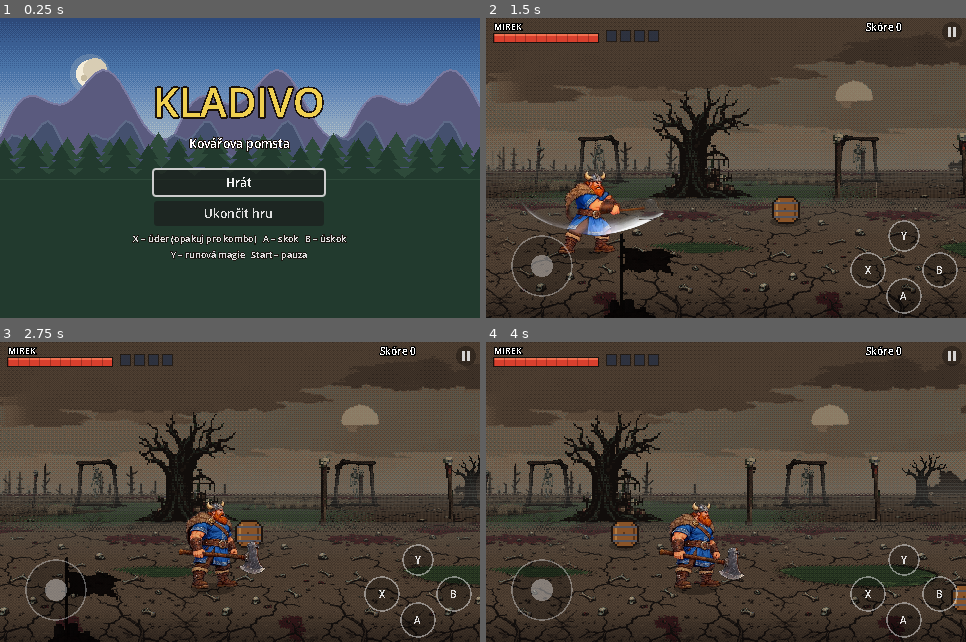
Above: before the commit, frames 1-4 (two rows, left to right).
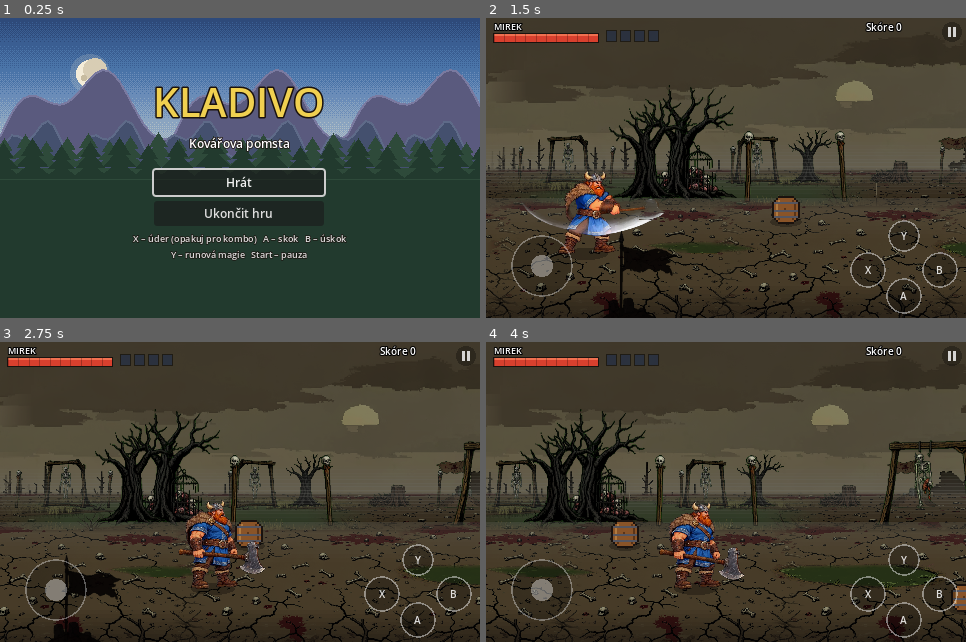
Above: after the commit, the same moments.

Repository: zarybjir/Golden_axe
Game: Godot game, scene res://scenes/main.tscn
Two runs of this game, one before a commit and one after it. Both use one fixed random seed, a clock stepped at 60 frames per second and the inputs below.
Inputs (mouse positions are in pixels of both pictures, inside the frame that each line leads up to):
- Up to frame 1 (0.25 s): no input
- Up to frame 2 (1.5 s): click "Hrát" at 0.5 s; tap Enter (ui_accept) at 1.25 s; move the mouse to (831, 153) at 1.27 s; hold Right (right) from 1.28 s (still down); tap J (attack) at 1.35 s; click (831, 153) at 1.42 s
- Up to frame 3 (2.75 s): tap K (jump) at 1.52, 1.82 s; release Right (right) at 2 s; drag from (144, 507) to (216, 552) at 2.02 s
- Up to frame 4 (4 s): move the mouse to (774, 426) at 2.77 s; hold Right (right) 2.78-3.5 s; tap I (magic) at 2.85 s; drag from (702, 552) to (582, 447) at 3.52 s

The runs differ from the first frame. In frame 1, 2.0% of the frame differs, in the area x 27-73%, y 22-81%; in frame 2, 11%; in frame 3, 11%; in frame 4, 12%, in the area x 0-100%, y 1-100%.

Commit message:
Močál: plynulé pozadí bez kostičkování, nejbližší řada velkých stromů nad okraj obrazu, hustší řady
Co-Authored-By: Claude Opus 5.5 <noreply@anthropic.com>
Claude-Session: https://claude.ai/code/session_015jCRZS7ASg3pqxo763VEwg

Diff:
--- a/project.godot
+++ b/project.godot
@@ -22,13 +22,13 @@
 window/size/viewport_width=480
 window/size/viewport_height=300
 window/size/mode=3
-window/stretch/mode="viewport"
+window/stretch/mode="canvas_items"
 window/stretch/aspect="keep"
 window/stretch/scale_mode="fractional"
 
 [gui]
 
-theme/default_font_antialiasing=0
+theme/default_font_antialiasing=1
 theme/default_font_subpixel_positioning=0
 
 [physics]
--- a/scripts/bg_data.gd
+++ b/scripts/bg_data.gd
@@ -2,3 +2,4 @@
 ## VYGENEROVÁNO skriptem tools/build_bg.py – počet objektů v prostřední vrstvě.
 
 const OBJS := {"swamp": 16, "swamp_water": 4}
+const RES := 3.0  # pixelů textury na 1 logický pixel
--- a/scripts/parallax.gd
+++ b/scripts/parallax.gd
@@ -10,15 +10,20 @@
 var mode := "back"
 var sky: Texture2D
 var objs: Array = []
+var tall: Array = []   # vysoké objekty (stromy, šibenice) pro nejbližší řadu
 var ground: Texture2D
 var marsh: Texture2D = null
 
 const SKY_SPEED := 0.15
 const MID_SPEED := 0.55
 const FRONT_SPEED := 1.35
-const MID_STEP := 150.0
+const MID_STEP := 110.0
+const CLOSE_SPEED := 0.8
+const CLOSE_STEP := 240.0
+const CLOSE_BASE_Y := 196.0
+const R := BgData.RES
 const FAR_SPEED := 0.32
-const FAR_STEP := 85.0
+const FAR_STEP := 55.0
 const HORIZON_Y := 150.0
 const FAR_BASE_Y := 166.0
 const NEAR_BASE_Y := 184.0
@@ -26,14 +31,19 @@
 
 
 func _ready() -> void:
-	texture_filter = CanvasItem.TEXTURE_FILTER_NEAREST
+	texture_filter = CanvasItem.TEXTURE_FILTER_LINEAR
 	sky = load("res://art/bg/%s/sky.png" % biome)
 	ground = load("res://art/bg/%s/ground.png" % biome)
 	if ResourceLoader.exists("res://art/bg/%s/marsh.png" % biome):
 		marsh = load("res://art/bg/%s/marsh.png" % biome)
 	var n: int = BgData.OBJS.get(biome, 0)
 	for i in n:
-		objs.append(load("res://art/bg/%s/obj_%d.png" % [biome, i]))
+		var t: Texture2D = load("res://art/bg/%s/obj_%d.png" % [biome, i])
+		objs.append(t)
+		if t.get_height() > t.get_width() * 1.05:
+			tall.append(t)
+	if tall.is_empty():
+		tall = objs
 
 
 static func has_biome(b: String) -> bool:
@@ -63,10 +73,11 @@
 	if mode == "back":
 		draw_rect(Rect2(Vector2.ZERO, size), Color(0.05, 0.03, 0.04))
 		# 1) Nebe a obzor – nejpomaleji
-		var sw := float(sky.get_width())
+		var sw := float(sky.get_width()) / R
+		var sh := float(sky.get_height()) / R
 		var sx := -fposmod(left * SKY_SPEED, sw)
 		while sx < size.x:
-			draw_texture(sky, Vector2(roundf(sx), 0.0))
+			draw_texture_rect(sky, Rect2(sx, 0.0, sw + 0.5, sh), false)
 			sx += sw
 		# 2) Vzdálená země (perspektivně zploštělá) – na ní stojí vzdálené objekty
 		_draw_far_ground(left * FAR_SPEED, HORIZON_Y, NEAR_BASE_Y + 4.0)
@@ -76,6 +87,8 @@
 		_fog(HORIZON_Y - 26.0, NEAR_BASE_Y - 6.0, 0.30)
 		# 4) Bližší řada objektů
 		_draw_objects(left * MID_SPEED, MID_STEP, NEAR_BASE_Y, 1.5, Color(0.86, 0.84, 0.82), 0)
+		# 5) Nejbližší velké stromy přímo za cestou – přesahují horní okraj obrazu
+		_draw_objects(left * CLOSE_SPEED, CLOSE_STEP, CLOSE_BASE_Y, 2.7, Color(0.7, 0.68, 0.66), 41, true)
 	else:
 		_draw_objects(left * FRONT_SPEED, FRONT_STEP, size.y + 18.0, 1.5, Color(0.06, 0.04, 0.05, 0.92), 7)
 
@@ -84,7 +97,7 @@
 	if ground == null:
 		return
 	var h := y1 - y0
-	var w := float(ground.get_width()) * 0.7
+	var w := float(ground.get_width()) / R * 0.7
 	var x := -fposmod(offset, w)
 	while x < get_viewport_rect().size.x:
 		draw_texture_rect(ground, Rect2(roundf(x), y0, w, h), false, Color(0.72, 0.7, 0.68))
@@ -96,7 +109,7 @@
 	if marsh == null:
 		return
 	var size := get_viewport_rect().size
-	var mw := float(marsh.get_width())
+	var mw := float(marsh.get_width()) / R
 	var step := 260.0
 	var first := int(floorf((offset - 400.0) / step))
 	var last := int(ceilf((offset + size.x + 400.0) / step))
@@ -131,21 +144,22 @@
 		draw_rect(Rect2(0, a2, w, b2 - a2 + 1), c)
 
 
-func _draw_objects(offset: float, step: float, base_y: float, scale: float, mod: Color, salt: int) -> void:
-	if objs.is_empty():
+func _draw_objects(offset: float, step: float, base_y: float, scale: float, mod: Color, salt: int, only_tall: bool = false) -> void:
+	var pool: Array = tall if only_tall else objs
+	if pool.is_empty():
 		return
 	var size := get_viewport_rect().size
 	var first := int(floorf((offset - 200.0) / step))
 	var last := int(ceilf((offset + size.x + 200.0) / step))
 	for i in range(first, last + 1):
-		if mode == "front" and _rnd(i, salt + 3) < 0.45:
+		if (mode == "front" or only_tall) and _rnd(i, salt + 3) < 0.45:
 			continue
-		var tex: Texture2D = objs[int(_rnd(i, salt) * objs.size()) % objs.size()]
+		var tex: Texture2D = pool[int(_rnd(i, salt) * pool.size()) % pool.size()]
 		var x := i * step + _rnd(i, salt + 1) * step * 0.6 - offset
 		var flip := _rnd(i, salt + 2) < 0.5
-		var w := tex.get_width() * scale
-		var h := tex.get_height() * scale
-		var r := Rect2(roundf(x), roundf(base_y - h), w, h)
+		var w := tex.get_width() / R * scale
+		var h := tex.get_height() / R * scale
+		var r := Rect2(x, base_y - h, w, h)
 		if flip:
 			r = Rect2(r.position.x + w, r.position.y, -w, h)
 		draw_texture_rect(tex, r, false, mod)
--- a/scripts/stage.gd
+++ b/scripts/stage.gd
@@ -85,7 +85,7 @@
 	if ParallaxScript.has_biome(biome):
 		# Hrubé retro pozadí ve vrstvách s paralaxou
 		ground_tex = load("res://art/bg/%s/ground.png" % biome)
-		texture_filter = CanvasItem.TEXTURE_FILTER_NEAREST
+		texture_filter = CanvasItem.TEXTURE_FILTER_LINEAR
 		for wi in int(ParallaxScript.BgData.OBJS.get(biome + "_water", 0)):
 			water_tex.append(load("res://art/bg/%s/water_%d.png" % [biome, wi]))
 		var back := ParallaxScript.new()
@@ -454,8 +454,8 @@
 			continue
 		var tex: Texture2D = water_tex[int(r2 * 997.0) % water_tex.size()]
 		var sc := 1.0 if r1 < 0.7 else 1.7   # občas široký brod
-		var w := tex.get_width() * sc
-		var h := tex.get_height() * sc
+		var w := tex.get_width() / ParallaxScript.R * sc
+		var h := tex.get_height() / ParallaxScript.R * sc
 		var x := roundf(i * step + r2 * 80.0)
 		var y := roundf(196.0 + r1 * 70.0)
 		var flip := r2 < 0.5
@@ -502,7 +502,7 @@
 	var w := float(ground_tex.get_width()) * h / float(ground_tex.get_height())
 	var x := floorf((cam_x - HALF_W - 10.0) / w) * w
 	while x < cam_x + HALF_W + 10.0:
-		draw_texture_rect(ground_tex, Rect2(roundf(x), 300.0 - h, w, h), false)
+		draw_texture_rect(ground_tex, Rect2(x, 300.0 - h, w + 0.5, h), false)
 		x += w
 	if retro:
 		_draw_puddles()
Binary file changed: art/bg/swamp/ground.png
Binary file changed: art/bg/swamp/marsh.png
Binary file changed: art/bg/swamp/obj_0.png
Binary file changed: art/bg/swamp/obj_1.png
Binary file changed: art/bg/swamp/obj_10.png
Binary file changed: art/bg/swamp/obj_11.png
Binary file changed: art/bg/swamp/obj_12.png
Binary file changed: art/bg/swamp/obj_13.png
Binary file changed: art/bg/swamp/obj_14.png
Binary file changed: art/bg/swamp/obj_15.png
Binary file changed: art/bg/swamp/obj_2.png
Binary file changed: art/bg/swamp/obj_3.png
(and 11 more such lines)
